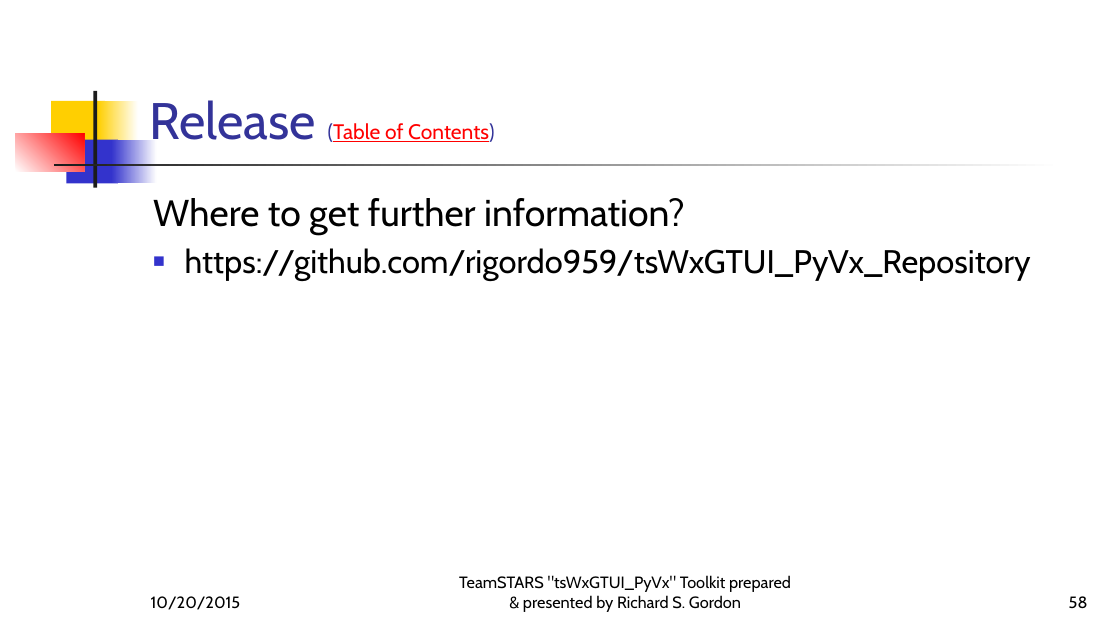
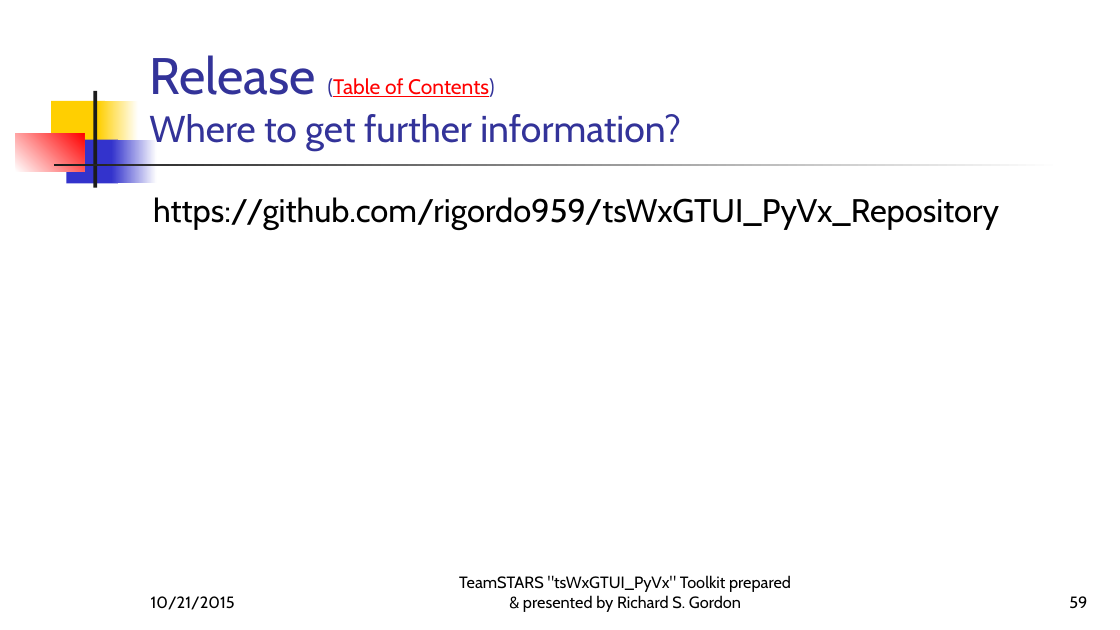
Before and after one commit to rigordo959/tsWxGTUI_PyVx_Repository, a slide deck: slide 59 of Notebooks/EngineeringNotebook/MS-PowerPoint-Files/tsWxGTUI_PyVx.pptx (slide 58 before the commit). Drawn at 1120x630 pixels with LibreOffice and Linux fonts; fonts in the diff are those of the drawing. Boxes give left, top, right and bottom in pixels: in the first picture for what was removed or moved away, otherwise in the second. Text is boxed around its words. In the diff, an @@ line names an element or a change of style, - is before the commit and + after.

```diff
--- a/Notebooks/EngineeringNotebook/MS-PowerPoint-Files/tsWxGTUI_PyVx.pptx
+++ b/Notebooks/EngineeringNotebook/MS-PowerPoint-Files/tsWxGTUI_PyVx.pptx
@@ title at (149, 55, 681, 150): text changed; size 18 to 32 pt; text colour #FF0000 to #333399 @@
-Release (Table of Contents)
+Release (Table of Contents)
+Where to get further information?
@@ text "https://github.com/rigordo959/tsWxGTUI_PyVx_Repository" at (153, 197, 999, 230): bullet ■ to none @@
@@ text at (153, 198, 685, 235): paragraph removed @@
-Where to get further information?
@@ text at (151, 596, 235, 610): text changed @@
-10/20/2015
+10/21/2015
@@ page number at (1069, 596, 1087, 609): text changed @@
-58
+59
```
Also in this commit, not shown: 57 other slides changed, 1 slide added, 4 slides removed.
